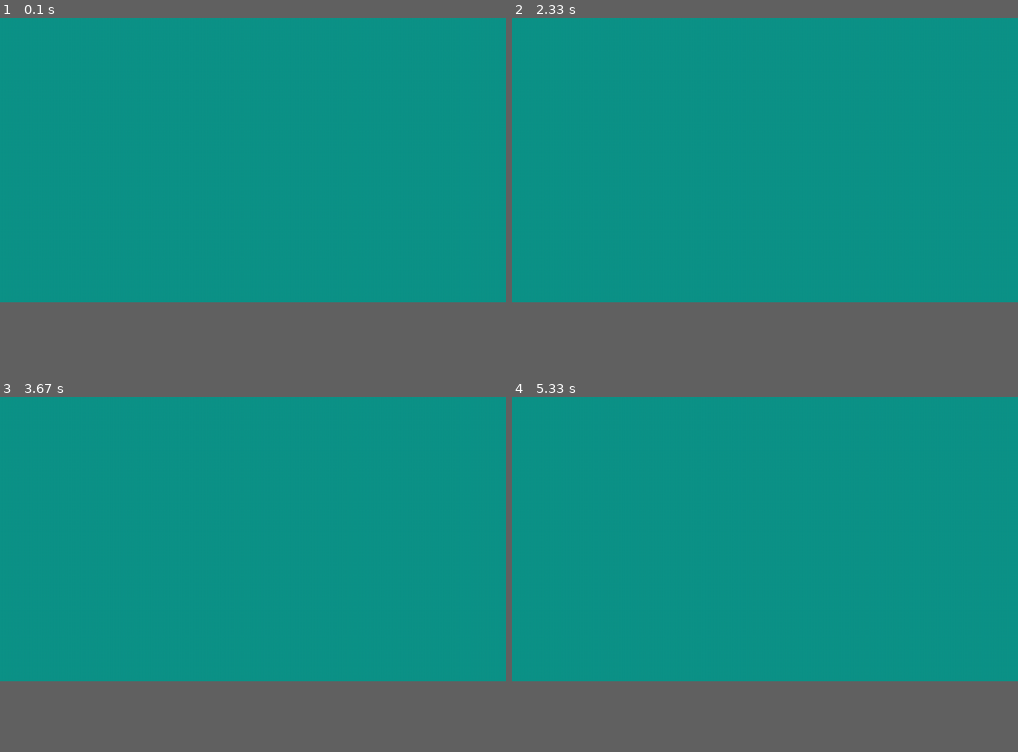
Above: before the commit, frames 1-4 (two rows, left to right).
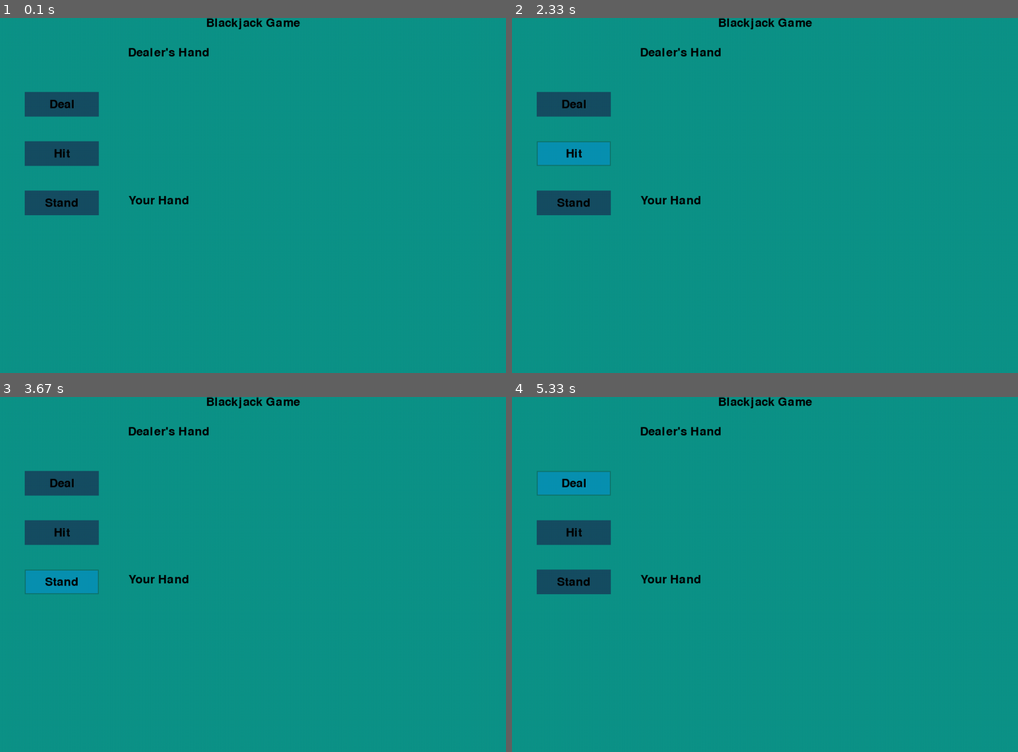
Above: after the commit, the same moments.

Repository: developedby-sam/blackjack-pygame
Game: pygame game, started from app.py
Same seed, same stepped clock (60 frames per second), same inputs: the game is played once before the commit and once after it.
Inputs (mouse positions are in pixels of both pictures, inside the frame that each line leads up to):
- Up to frame 1 (0.1 s): no input
- Up to frame 2 (2.33 s): click (572, 103) at 0.38 s, where only the run after the commit has a clickable "Deal"; click (770, 216) at 0.72 s; click (608, 142) at 1.05 s; click (952, 319) at 1.38 s; click (572, 152) at 2.22 s, where only the run after the commit has a clickable "Hit"
- Up to frame 3 (3.67 s): click (237, 514) at 2.55 s; click (60, 581) at 3.38 s, where only the run after the commit has a clickable "Stand"
- Up to frame 4 (5.33 s): click (921, 567) at 3.72 s; click (603, 528) at 4.05 s; click (618, 507) at 4.38 s; click (572, 482) at 5.22 s, where only the run after the commit has a clickable "Deal"
The window is 900x506 before the commit and 900x632 after it. Grey fills any space a smaller window leaves; there, only what the larger window draws over its background counts as a difference.

The runs differ from the first frame. In frame 1, 3.7% of the frame differs, in the area x 4-60%, y 0-56%; in frame 2, 3.6%; in frame 3, 3.6%; in frame 4, 3.6%.

Commit message:
Initialized the UI of the game

Diff:
--- a/app.py
+++ b/app.py
@@ -1,6 +1,57 @@
 import sys
 import pygame
 from pygame.locals import *
+from pygame.rect import Rect, RectType
+
+
+class Text(object):
+
+    def __init__(self, text='Pygame', pos=(0, 0), bold=False, size=36):
+        self.fontname = None
+        self.pos = pos
+        self.font = pygame.font.Font(self.fontname, size)
+        self.font.set_bold(bold)
+        self.color = Color('black')
+
+        self.render(text)
+        self.draw()
+
+    def render(self, txt):
+        self.img = self.font.render(txt, True, self.color)
+        self.rect = self.img.get_rect()
+        self.rect.center = self.pos
+
+    def draw(self):
+        App.SCREEN.blit(self.img, self.rect)
+
+
+class Button(object):
+    """This is displays all the buttons in this game"""
+
+    def __init__(self, pos, text='pygame'):
+        """Initialises the button object"""
+        self.text = text
+        self.pos = pos
+        self.color = (22, 78, 99)
+        self.hover_color = (8, 145, 178)
+        self.rect = pygame.Rect(pos, (150, 50))
+        self.draw()
+        self.check_hover()
+
+    def draw(self):
+        pygame.draw.rect(App.SCREEN, self.color, self.rect)
+        pygame.draw.rect(App.SCREEN, (22, 78, 99), self.rect, 2)
+        Text(self.text, (self.rect.centerx, self.rect.centery))
+
+    def check_hover(self):
+        mouse_pos = pygame.mouse.get_pos()
+        if self.rect.collidepoint(mouse_pos[0], mouse_pos[1]):
+            pygame.draw.rect(App.SCREEN, self.hover_color, self.rect)
+            pygame.draw.rect(App.SCREEN, (15, 118, 110), self.rect, 2)
+            Text(self.text, (self.rect.centerx, self.rect.centery))
+
+    def get_rect(self):
+        return self.rect
 
 
 class App:
@@ -14,9 +65,13 @@
     def __init__(self):
         """Initialize pygame and the application."""
         pygame.init()
-        App.SIZE = self.w, self.h = 1024, 576
+        App.SIZE = self.w, self.h = 1024, 720
         pygame.display.set_caption('Blackjack Game')
         App.SCREEN = pygame.display.set_mode(App.SIZE, 0, 32)
+        App.t = Text('Blackjack Game', pos=(self.w/ 2, 10))
+        App.dealer_section = Text('Dealer\'s Hand', pos=(self.w / 3, 70))
+        App.player_section = Text('Your Hand', pos=(self.w / 3 - 20, 370))
+
 
     @staticmethod
     def run():
@@ -26,7 +81,17 @@
                 if event.type == QUIT:
                     App.RUNNING = False
 
+            # Draw on screen
             App.SCREEN.fill(Color(13, 148, 136))
+            App.t.draw()
+            App.dealer_section.draw()
+            App.player_section.draw()
+
+            Button((50, 150), text='Deal')
+            Button((50, 250), text='Hit')
+            Button((50, 350), text='Stand')
+
+            # Update screen
             pygame.display.update()
             App.CLOCK.tick(App.FPS)
         App.quit()
Not shown, added: assets/10-club.svg
Not shown, added: assets/2-club.svg
Not shown, added: assets/3-club.svg
Not shown, added: assets/4-club.svg
Not shown, added: assets/5-club.svg
Not shown, added: assets/6-club.svg
Not shown, added: assets/7-club.svg
Not shown, added: assets/8-club.svg
Not shown, added: assets/9-club.svg
Not shown, added: assets/ace-club.svg
Not shown, added: assets/jack-club.svg
Not shown, added: assets/king-club.svg
(and 1 more such lines)
